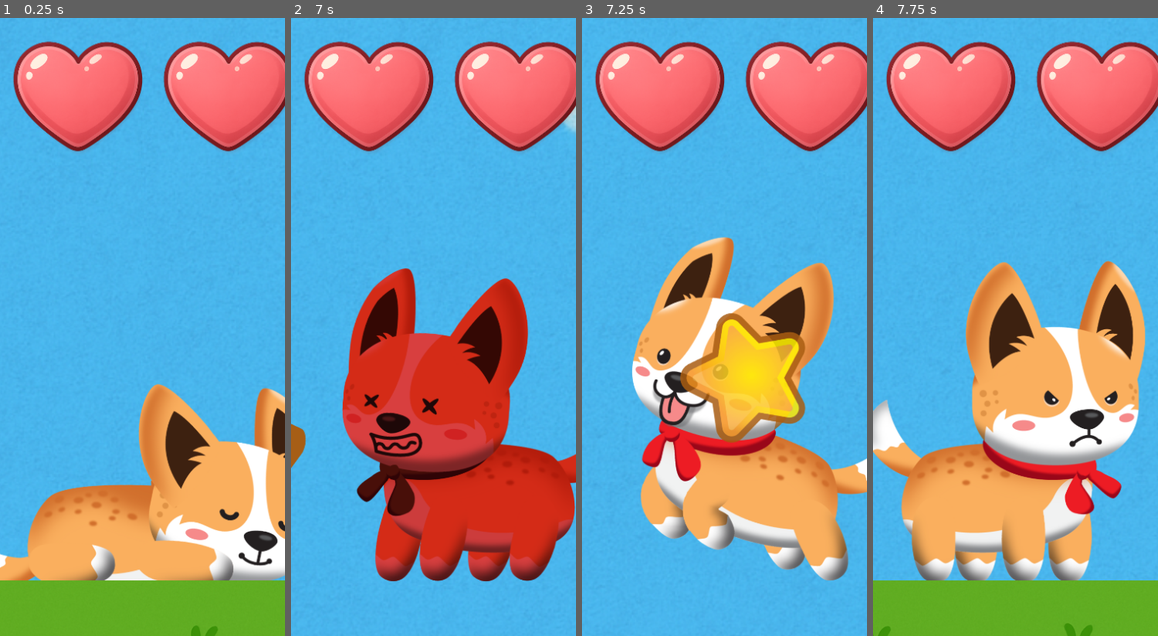
Above: before the commit, frames 1-4 (left to right).
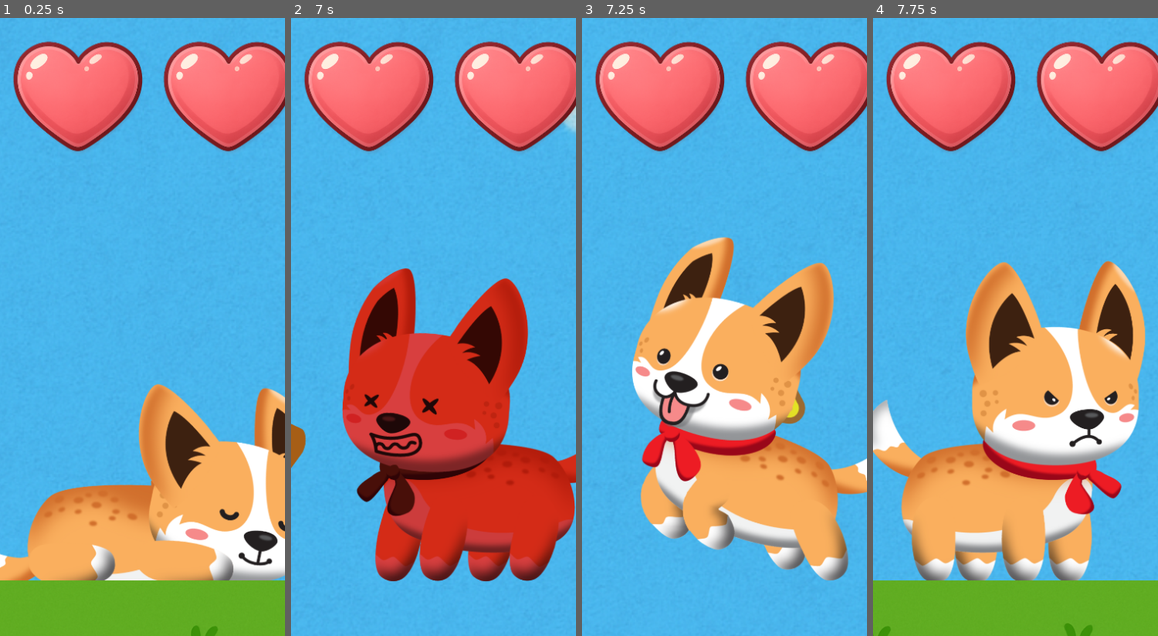
Above: after the commit, the same moments.

Repository: codyromano/chonki
Game: Godot game, scene res://scenes/level1.tscn
Same seed, same stepped clock (60 frames per second), same inputs: the game is played once before the commit and once after it. Sound files missing from this copy of the repository are replaced by a short silence.
Inputs:
- Up to frame 1 (0.25 s): no input
- Up to frame 2 (7 s): hold Right (ui_right) 0.53-2.03 s; tap S (ram) at 0.6, 1.55, 2.1, 2.85, 3.8, 4.35, 5.1, 6.05, 6.6 s; tap Up (ui_up) at 0.77, 1.07, 1.52, 1.82, 3.02, 3.32, 3.77, 4.07, 4.52, 4.82, 6.02, 6.32, 6.77 s; tap D (push) at 1.35, 3.6, 5.85 s; hold Left (ui_left) 2.03-2.78 s; hold Right (ui_right) 2.78-4.28 s; hold Left (ui_left) 4.28-5.03 s; hold Right (ui_right) 5.03-5.78 s; hold Left (ui_left) from 5.78 s (still down)
- Up to frame 3 (7.25 s): keep holding Left (ui_left); tap Up (ui_up) at 7.07 s
- Up to frame 4 (7.75 s): release Left (ui_left) at 7.28 s; hold Right (ui_right) from 7.28 s (still down); tap S (ram) at 7.35 s; tap Up (ui_up) at 7.52 s

Frames 1-2 are identical in both runs. In frame 3, 5.5% of the frame differs, in the area x 34-79%, y 47-69%; in frame 4, nothing differs.

Commit message:
win game

Diff:
--- a/scenes/GlobalSignals.gd
+++ b/scenes/GlobalSignals.gd
@@ -5,3 +5,4 @@
 signal player_hit
 signal star_collected
 signal heart_lost
+signal win_game
--- a/scenes/Goose.gd
+++ b/scenes/Goose.gd
@@ -49,7 +49,7 @@
 	sprite.play()
 	# Set up the timer for 4-second intervals
 	hop_timer.wait_time = 4.0
-	hop_timer.timeout.connect(_on_hop_timer_timeout)
+	# hop_timer.timeout.connect(_on_hop_timer_timeout)
 	hop_timer.start()
 
 func play_audio() -> void:
--- a/scenes/characters/dave.gd
+++ b/scenes/characters/dave.gd
@@ -2,31 +2,29 @@
 
 enum State {
 	CONCERNED,
-	HAPPIER,
 	HAPPY
 }
 
 @onready var sprite: AnimatedSprite2D = $AnimatedSprite2D
 var state: State = State.CONCERNED
 
-# Called when the node enters the scene tree for the first time.
-func _ready():
-	pass # Replace with function body.
+func _ready() -> void:
+	sprite.play()
 
 func get_sprite() -> String:
-	match state:
-		State.HAPPIER:
-			return "happier"
-		State.HAPPY:
-			return "happy"
-	return "default"
+	return "happy" if state == State.HAPPY else "concerned"
 
 # Called every frame. 'delta' is the elapsed time since the previous frame.
 func _process(delta):
-	sprite.play(get_sprite())
-	sprite.flip_h = sprite.animation in ["happier", "happy"]
+	var next_sprite = get_sprite()
+
+	if sprite.animation != next_sprite:
+		print("play ", next_sprite)
+		sprite.play(next_sprite)
+
+	sprite.flip_h = sprite.animation == "happy"
 
 func _on_body_entered(body):
-	print(body)
 	if body.name == "ChonkiCharacter":
-		state = State.HAPPIER
+		GlobalSignals.win_game.emit()
+		state = State.HAPPY
--- a/scenes/characters/dave.tscn
+++ b/scenes/characters/dave.tscn
@@ -11,8 +11,8 @@
 "duration": 1.0,
 "texture": ExtResource("1_rsmiq")
 }],
-"loop": true,
-"name": &"default",
+"loop": false,
+"name": &"concerned",
 "speed": 5.0
 }, {
 "frames": [{
@@ -20,202 +20,26 @@
 "texture": ExtResource("2_0kvtk")
 }, {
 "duration": 1.0,
-"texture": ExtResource("2_0kvtk")
-}, {
-"duration": 1.0,
-"texture": ExtResource("2_0kvtk")
-}, {
-"duration": 1.0,
-"texture": ExtResource("2_0kvtk")
-}, {
-"duration": 1.0,
-"texture": ExtResource("2_0kvtk")
-}, {
-"duration": 1.0,
-"texture": ExtResource("2_0kvtk")
-}, {
-"duration": 1.0,
-"texture": ExtResource("2_0kvtk")
-}, {
-"duration": 1.0,
-"texture": ExtResource("2_0kvtk")
-}, {
-"duration": 1.0,
-"texture": ExtResource("2_0kvtk")
-}, {
-"duration": 1.0,
-"texture": ExtResource("2_0kvtk")
-}, {
-"duration": 1.0,
-"texture": ExtResource("2_0kvtk")
-}, {
-"duration": 1.0,
-"texture": ExtResource("2_0kvtk")
-}, {
-"duration": 1.0,
-"texture": ExtResource("2_0kvtk")
-}, {
-"duration": 1.0,
-"texture": ExtResource("2_0kvtk")
-}, {
-"duration": 1.0,
-"texture": ExtResource("2_0kvtk")
-}, {
-"duration": 1.0,
-"texture": ExtResource("2_0kvtk")
-}, {
-"duration": 1.0,
-"texture": ExtResource("2_0kvtk")
-}, {
-"duration": 1.0,
-"texture": ExtResource("2_0kvtk")
-}, {
-"duration": 1.0,
-"texture": ExtResource("2_0kvtk")
-}, {
-"duration": 1.0,
-"texture": ExtResource("2_0kvtk")
-}, {
-"duration": 1.0,
-"texture": ExtResource("2_0kvtk")
-}, {
-"duration": 1.0,
-"texture": ExtResource("2_0kvtk")
-}, {
-"duration": 1.0,
-"texture": ExtResource("2_0kvtk")
-}, {
-"duration": 1.0,
-"texture": ExtResource("2_0kvtk")
-}, {
-"duration": 1.0,
-"texture": ExtResource("2_0kvtk")
-}, {
-"duration": 1.0,
-"texture": ExtResource("2_0kvtk")
-}, {
-"duration": 1.0,
-"texture": ExtResource("2_0kvtk")
-}, {
-"duration": 1.0,
-"texture": ExtResource("2_0kvtk")
-}, {
-"duration": 1.0,
-"texture": ExtResource("2_0kvtk")
-}, {
-"duration": 1.0,
-"texture": ExtResource("2_0kvtk")
-}, {
-"duration": 1.0,
-"texture": ExtResource("2_0kvtk")
-}, {
-"duration": 1.0,
-"texture": ExtResource("2_0kvtk")
-}, {
-"duration": 1.0,
-"texture": ExtResource("2_0kvtk")
-}, {
-"duration": 1.0,
-"texture": ExtResource("2_0kvtk")
-}, {
-"duration": 1.0,
-"texture": ExtResource("2_0kvtk")
-}, {
-"duration": 1.0,
-"texture": ExtResource("2_0kvtk")
-}, {
-"duration": 1.0,
-"texture": ExtResource("2_0kvtk")
-}, {
-"duration": 1.0,
-"texture": ExtResource("2_0kvtk")
-}, {
-"duration": 1.0,
-"texture": ExtResource("2_0kvtk")
-}, {
-"duration": 1.0,
-"texture": ExtResource("2_0kvtk")
-}, {
-"duration": 1.0,
-"texture": ExtResource("3_4fnqg")
-}, {
-"duration": 1.0,
-"texture": ExtResource("3_4fnqg")
-}, {
-"duration": 1.0,
-"texture": ExtResource("3_4fnqg")
-}, {
-"duration": 1.0,
-"texture": ExtResource("3_4fnqg")
-}, {
-"duration": 1.0,
-"texture": ExtResource("3_4fnqg")
-}, {
-"duration": 1.0,
-"texture": ExtResource("3_4fnqg")
-}, {
-"duration": 1.0,
-"texture": ExtResource("3_4fnqg")
-}, {
-"duration": 1.0,
-"texture": ExtResource("3_4fnqg")
-}, {
-"duration": 1.0,
-"texture": ExtResource("3_4fnqg")
-}, {
-"duration": 1.0,
-"texture": ExtResource("3_4fnqg")
-}, {
-"duration": 1.0,
-"texture": ExtResource("3_4fnqg")
-}, {
-"duration": 1.0,
-"texture": ExtResource("3_4fnqg")
-}, {
-"duration": 1.0,
-"texture": ExtResource("3_4fnqg")
-}, {
-"duration": 1.0,
-"texture": ExtResource("3_4fnqg")
-}, {
-"duration": 1.0,
-"texture": ExtResource("3_4fnqg")
-}, {
-"duration": 1.0,
-"texture": ExtResource("3_4fnqg")
-}, {
-"duration": 1.0,
-"texture": ExtResource("3_4fnqg")
-}, {
-"duration": 1.0,
 "texture": ExtResource("3_4fnqg")
 }],
 "loop": false,
-"name": &"happier",
-"speed": 15.0
-}, {
-"frames": [{
-"duration": 1.0,
-"texture": ExtResource("3_4fnqg")
-}],
-"loop": true,
-"name": &"reunited",
-"speed": 5.0
+"name": &"happy",
+"speed": 1.0
 }]
 
 [sub_resource type="RectangleShape2D" id="RectangleShape2D_jsfiw"]
-size = Vector2(987, 1520)
+size = Vector2(719, 1338)
 
 [node name="Dave" type="Area2D"]
 script = ExtResource("1_u84ec")
 
 [node name="AnimatedSprite2D" type="AnimatedSprite2D" parent="."]
-position = Vector2(512, 769)
+position = Vector2(512, 910)
 sprite_frames = SubResource("SpriteFrames_3i4ir")
-animation = &"happier"
+animation = &"concerned"
 
 [node name="CollisionShape2D" type="CollisionShape2D" parent="."]
-position = Vector2(511.5, 767)
+position = Vector2(549.5, 858)
 shape = SubResource("RectangleShape2D_jsfiw")
 
 [connection signal="body_entered" from="." to="." method="_on_body_entered"]
--- a/scenes/chonki.gd
+++ b/scenes/chonki.gd
@@ -23,9 +23,15 @@
 const GRAVITY: float = 3000.0
 const HIT_RECOVERY_TIME: float = 1
 
+var is_game_win = false
+
 func _ready() -> void:
 	sprite.play("sleep")
 	GlobalSignals.connect("player_hit", on_player_hit)
+	GlobalSignals.connect("win_game", on_win_game)
+
+func on_win_game() -> void:
+	is_game_win = true
 
 func on_player_hit() -> void:
 	GlobalSignals.heart_lost.emit()
@@ -39,6 +45,11 @@
 	body.move_and_slide()
 
 func handle_movement(delta: float) -> void:
+	# Don't move Chonki after he reunites with his owner
+	if is_game_win:
+		body.velocity = Vector2(0, 0)
+		return
+
 	var direction: float = Input.get_action_strength("ui_right") - Input.get_action_strength("ui_left")
 
 	var current_time = Time.get_unix_time_from_system()
@@ -144,8 +155,13 @@
 func get_idle_sprite():
 	return "idle"
 
+func get_win_game_sprite():
+	return "rest" if is_game_win else null
+
 func handle_sprite_flip():
-	if Input.is_action_just_pressed("ui_left"):
+	if is_game_win:
+		sprite.flip_h = false
+	elif Input.is_action_just_pressed("ui_left"):
 		sprite.flip_h = true
 	elif Input.is_action_just_pressed("ui_right"):
 		sprite.flip_h = false
@@ -154,6 +170,7 @@
 	# Different types of sprites for the player character,
 	# sorted by priority. Each returns a string or null
 	var possible_next_sprites = [
+		get_win_game_sprite(),
 		get_player_injured_sprite(),
 		get_attack_sprite(),
 		get_jump_sprite(),
--- a/scenes/chonki.tscn
+++ b/scenes/chonki.tscn
@@ -572,6 +572,7 @@
 script = ExtResource("1_j6uc5")
 
 [node name="ChonkiCharacter" type="CharacterBody2D" parent="."]
+z_index = 1
 collision_mask = 11
 script = ExtResource("2_si7u3")
 
--- a/scenes/level1.tscn
+++ b/scenes/level1.tscn
@@ -11,6 +11,7 @@
 [ext_resource type="Texture2D" uid="uid://b281ntpbdihii" path="res://assets/enemies/goose/goose3.png" id="14_apft5"]
 [ext_resource type="Texture2D" uid="uid://4l0wnaj430u" path="res://assets/environment/boats.png" id="15_42slk"]
 [ext_resource type="Script" path="res://scenes/GooseNavigation.gd" id="16_vuaih"]
+[ext_resource type="PackedScene" uid="uid://bffjk8vm2vkp5" path="res://scenes/characters/dave.tscn" id="16_ytk5w"]
 [ext_resource type="Texture2D" uid="uid://vvx8340f7nlj" path="res://assets/enemies/goose/goose-defeated.png" id="17_0mpyo"]
 [ext_resource type="AudioStream" uid="uid://dtbn6tc13x30h" path="res://assets/sound/bird-flap.mp3" id="18_60djy"]
 [ext_resource type="Script" path="res://scenes/composable/SpawnTarget.gd" id="20_2vioj"]
@@ -201,5 +202,8 @@
 
 [node name="HUD" parent="." instance=ExtResource("20_g3dfk")]
 
+[node name="Dave" parent="." instance=ExtResource("16_ytk5w")]
+position = Vector2(18293, -1442)
+
 [connection signal="timeout" from="World2D/NavigationRegion2D/WithHealthMeter/Goose/Timer" to="World2D/NavigationRegion2D/WithHealthMeter/Goose" method="_on_hop_timer_timeout"]
 [connection signal="timeout" from="World2D/NavigationRegion2D/WithHealthMeter2/Goose/Timer" to="World2D/NavigationRegion2D/WithHealthMeter2/Goose" method="_on_hop_timer_timeout"]
Binary file changed: assets/dave/concerned.png
Binary file changed: assets/dave/happy.png
Binary file changed: assets/dave/kneeling.png
Not shown: 1 places in scenes/level1.tscn that only renumber resources
